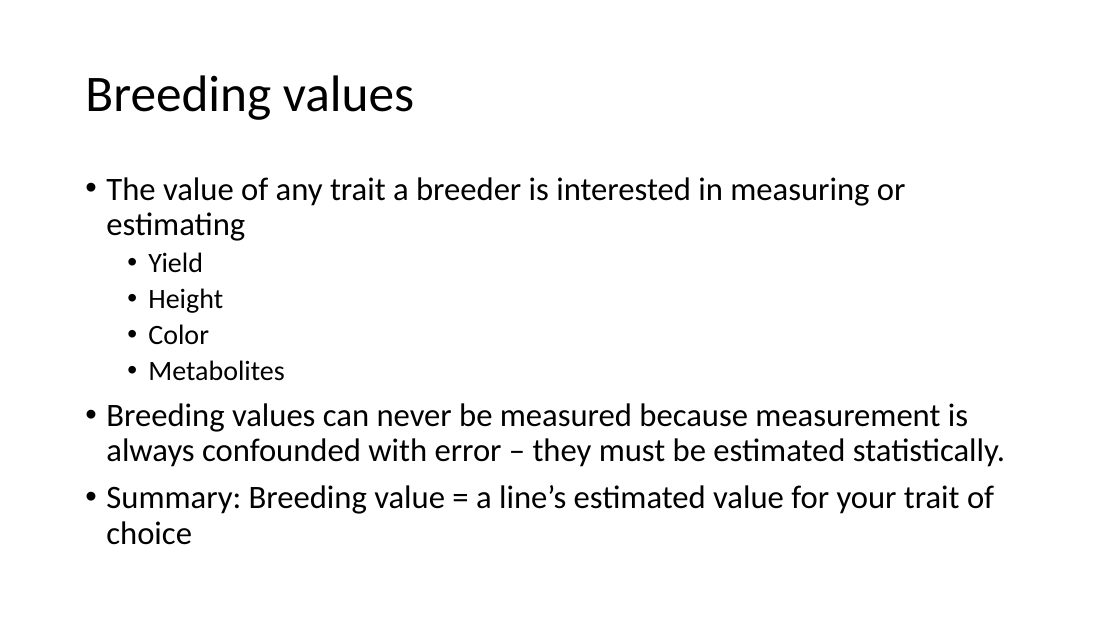
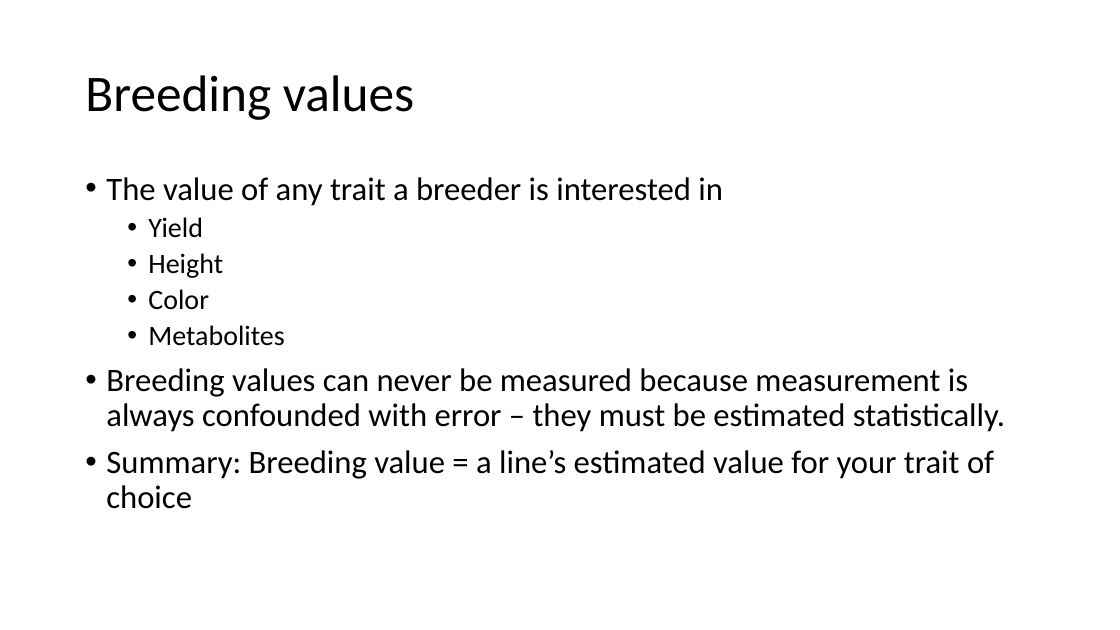
Before and after one commit to ter56/September2_2021_class, a slide deck: slide 5 of AdditiveModels_9_2_2021.pptx. Drawn at 1120x630 pixels with LibreOffice and Linux fonts; fonts in the diff are those of the drawing. Boxes give left, top, right and bottom in pixels: in the first picture for what was removed or moved away, otherwise in the second. Text is boxed around its words. In the diff, an @@ line names an element or a change of style, - is before the commit and + after.

```diff
--- a/AdditiveModels_9_2_2021.pptx
+++ b/AdditiveModels_9_2_2021.pptx
@@ text at (x1=106, y1=177, x2=723, y2=206): text changed @@
-• The value of any trait a breeder is interested in measuring or estimating
+• The value of any trait a breeder is interested in
```
Also in this commit, not shown: 4 other slides changed, 1 slide added, 1 other file.
